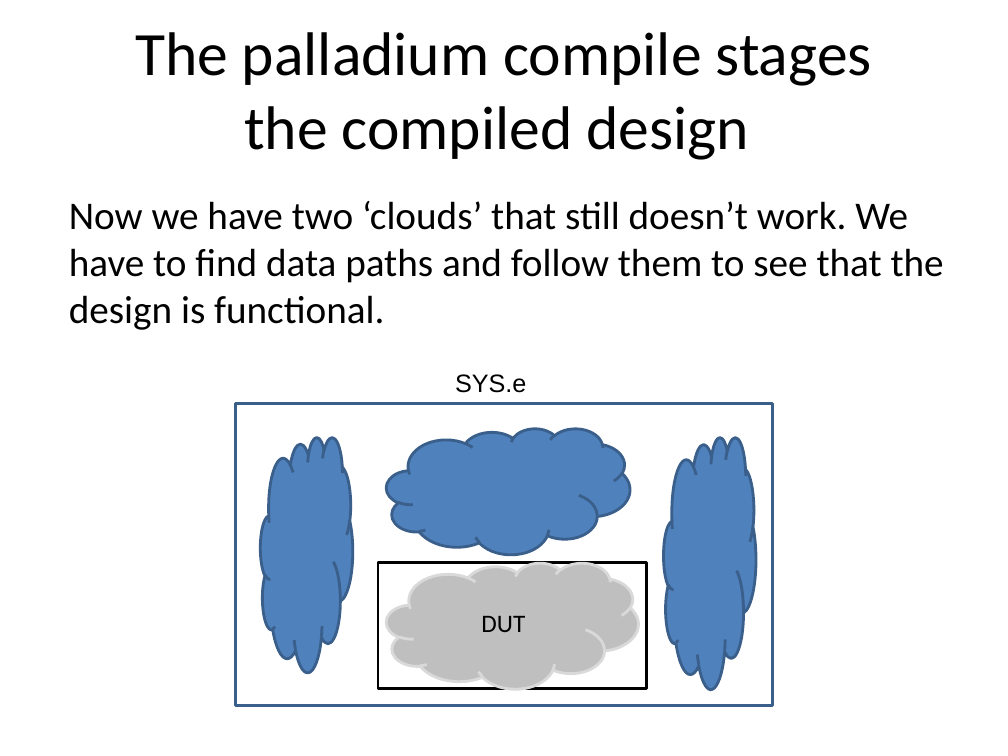
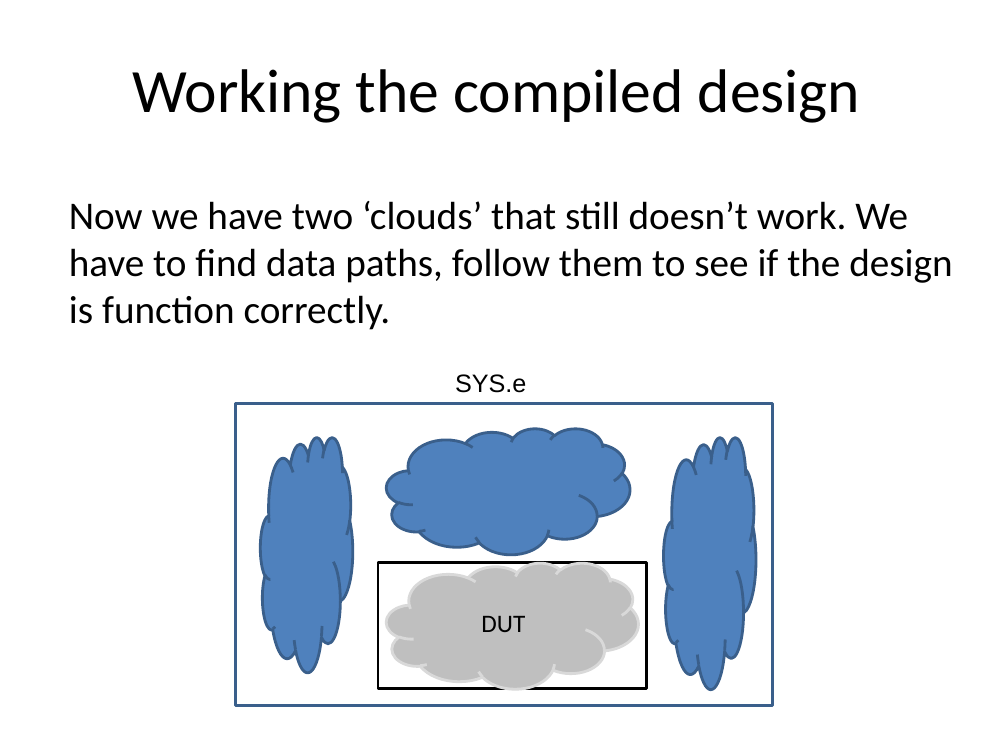
Before and after one commit to zahike/Palladium, a slide deck: slide 8 of Simulation Acceleration tutoria.pptx. Drawn at 1008x756 pixels with LibreOffice and Linux fonts; fonts in the diff are those of the drawing. Boxes give left, top, right and bottom in pixels: in the first picture for what was removed or moved away, otherwise in the second. Text is boxed around its words. In the diff, an @@ line names an element or a change of style, - is before the commit and + after.

```diff
--- a/Simulation Acceleration tutoria.pptx
+++ b/Simulation Acceleration tutoria.pptx
@@ title at (x1=132, y1=69, x2=860, y2=123): text changed @@
-The palladium compile stages
-the compiled design
+Working the compiled design
@@ text at (x1=69, y1=201, x2=952, y2=330): text changed @@
-Now we have two ‘clouds’ that still doesn’t work. We have to find data paths and follow them to see that the design is functional.
+Now we have two ‘clouds’ that still doesn’t work. We have to find data paths, follow them to see if the design is function correctly.
```
Also in this commit, not shown: 7 other slides changed, 3 slides added.
